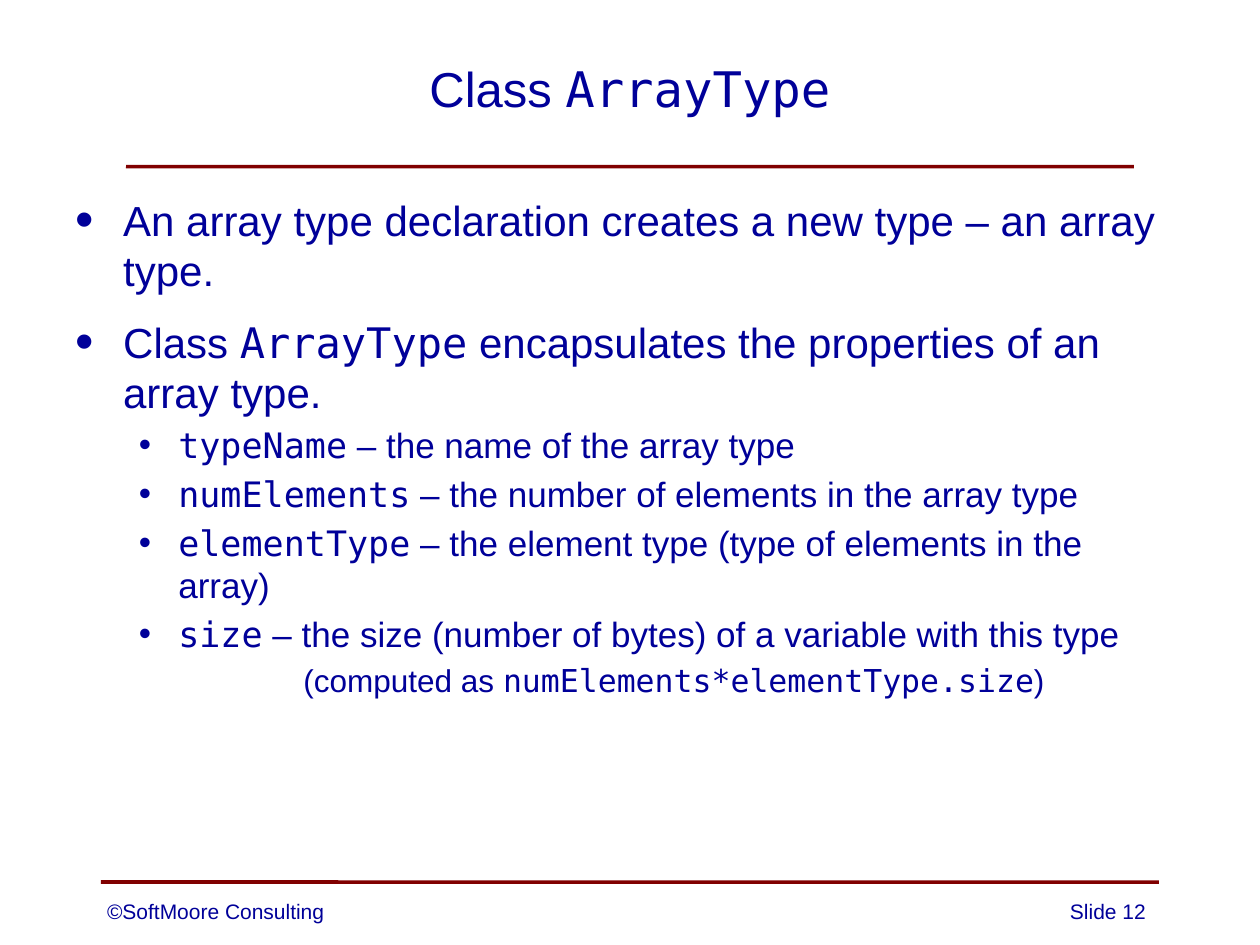
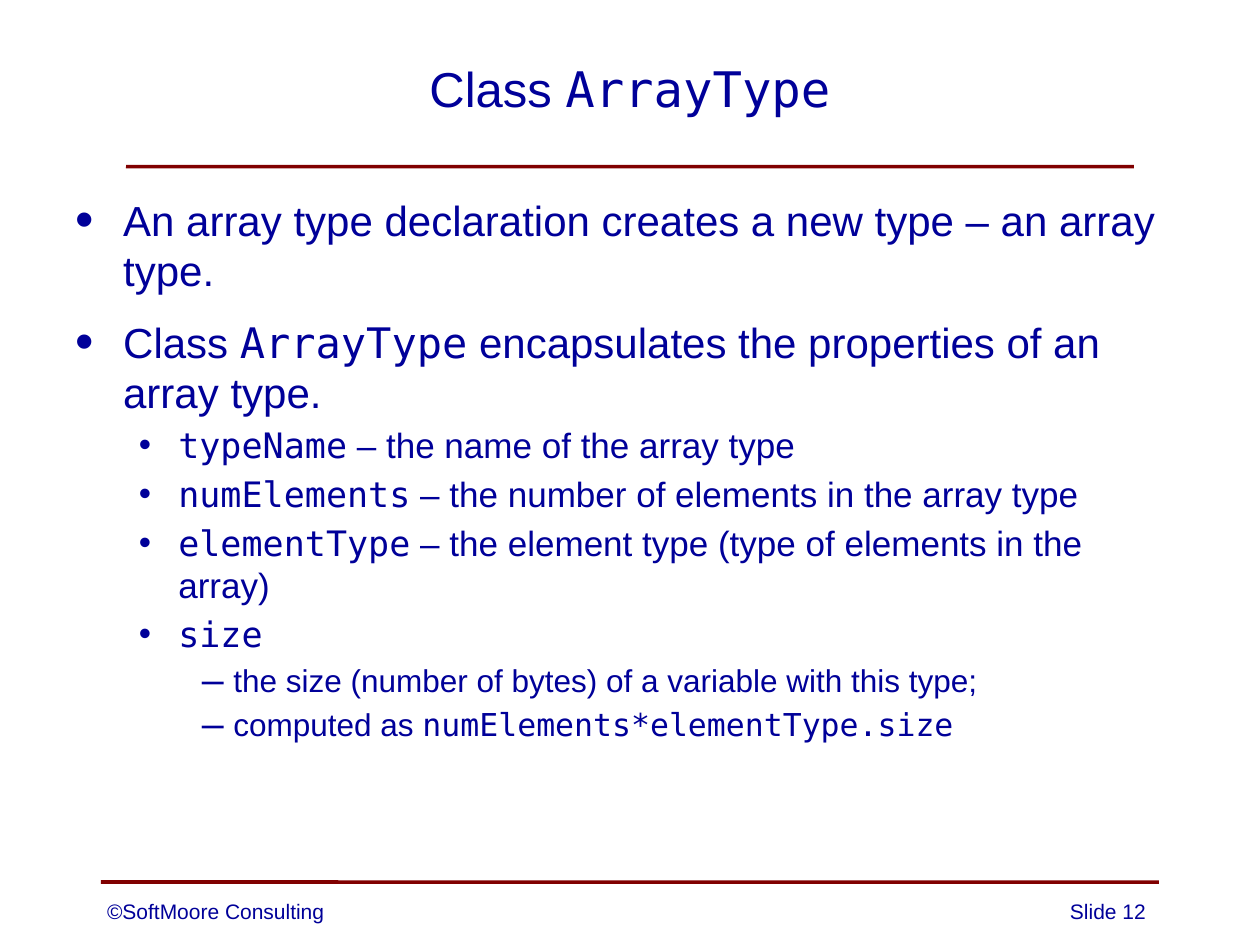
Before and after one commit to SoftMoore/CPRL-Kt-2nd, a slide deck: slide 12 of PowerPoints/14 - Arrays.pptx. Drawn at 1260x945 pixels with LibreOffice and Linux fonts; fonts in the diff are those of the drawing. Boxes give left, top, right and bottom in pixels: in the first picture for what was removed or moved away, otherwise in the second. Text is boxed around its words. In the diff, an @@ line names an element or a change of style, - is before the commit and + after.

```diff
--- a/PowerPoints/14 - Arrays.pptx
+++ b/PowerPoints/14 - Arrays.pptx
@@ text at (x1=178, y1=620, x2=977, y2=743): text changed; size 20 to 18 pt @@
-  • size – the size (number of bytes) of a variable with this type
-    (computed as numElements*elementType.size)
+  • size
+    – the size (number of bytes) of a variable with this type;
+    – computed as numElements*elementType.size
```
Also in this commit, not shown: 1 other slide changed.
